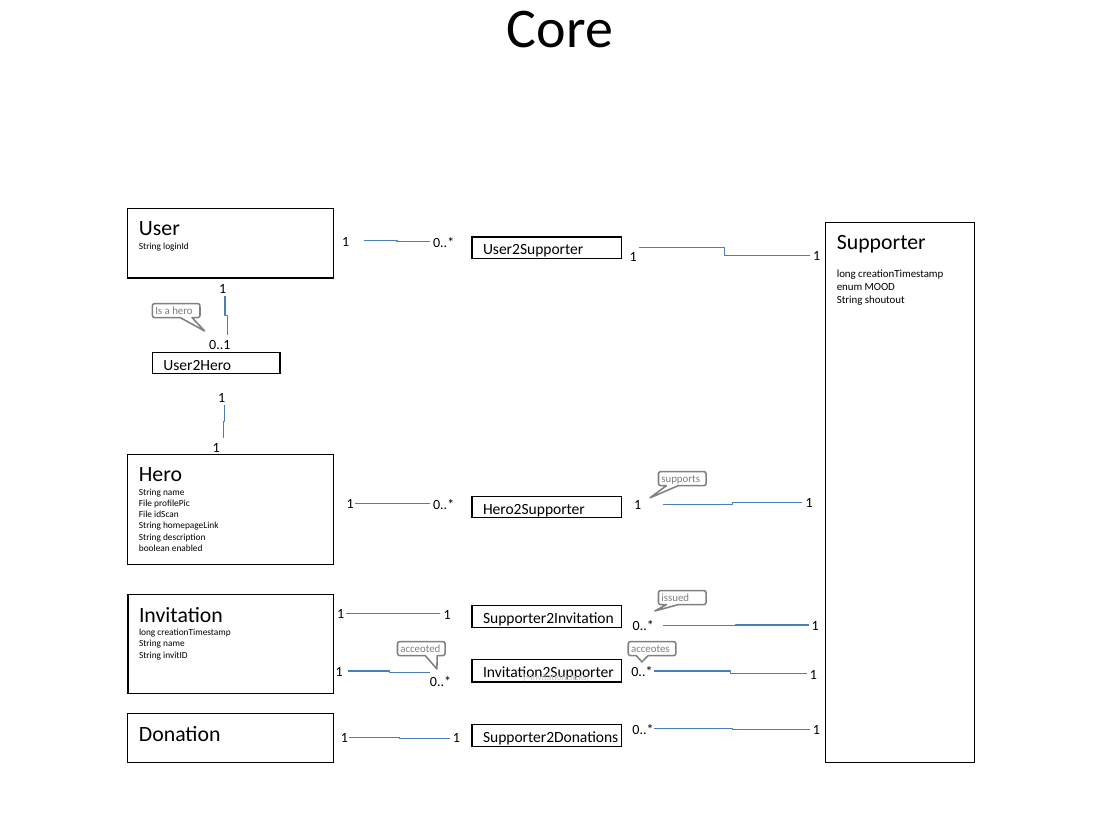
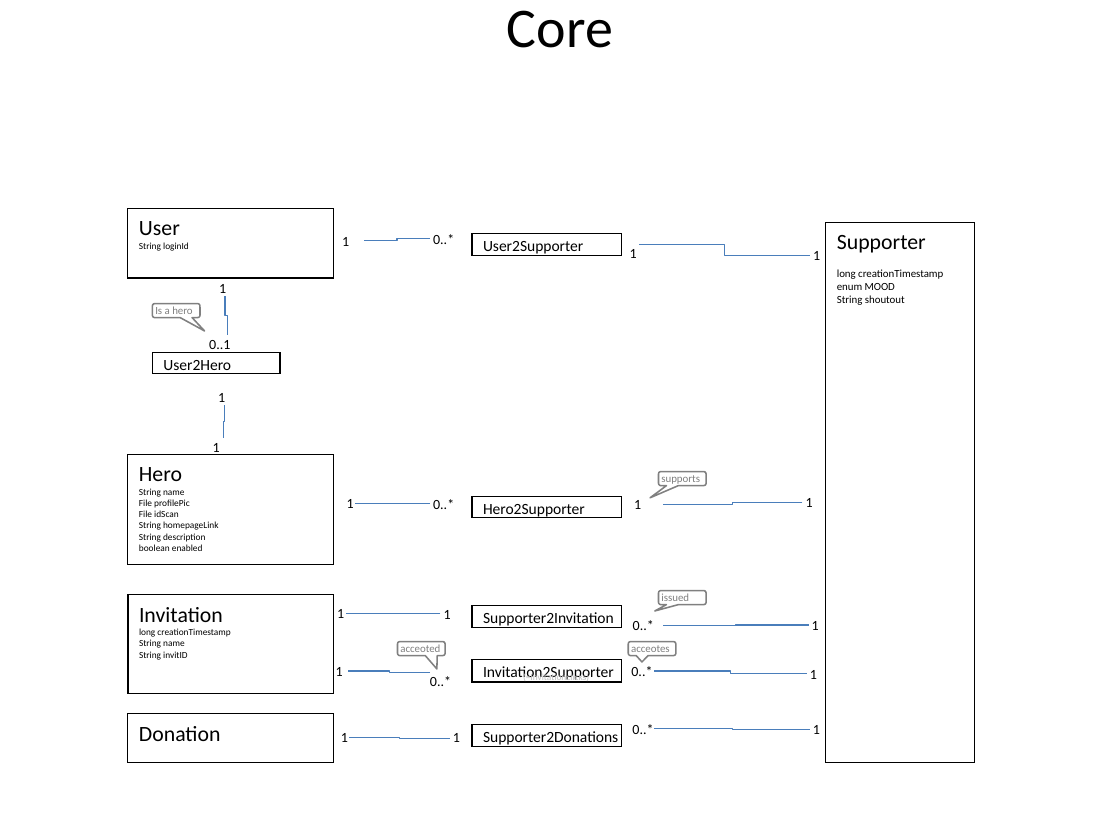
Before and after one commit to MoritzTheile/com.supeyou, a slide deck: slide 2 of com.supeyou.project/doc/SupeYou.entities.pptx. Drawn at 1120x840 pixels with LibreOffice and Linux fonts; fonts in the diff are those of the drawing. Boxes give left, top, right and bottom in pixels: in the first picture for what was removed or moved away, otherwise in the second. Text is boxed around its words. In the diff, an @@ line names an element or a change of style, - is before the commit and + after.

```diff
--- a/com.supeyou.project/doc/SupeYou.entities.pptx
+++ b/com.supeyou.project/doc/SupeYou.entities.pptx
@@ elbow line moved from (364, 241) - (430, 242) to (364, 241) - (430, 239) @@
@@ rectangle "User2Supporter": place and size @@
-rectangle "User2Supporter" at box(473, 237, 623, 259)
+rectangle "User2Supporter" at box(473, 234, 623, 255)
@@ elbow line moved from (640, 248) - (810, 255) to (640, 244) - (810, 255) @@
```
Also in this commit, not shown: 1 slide added.
